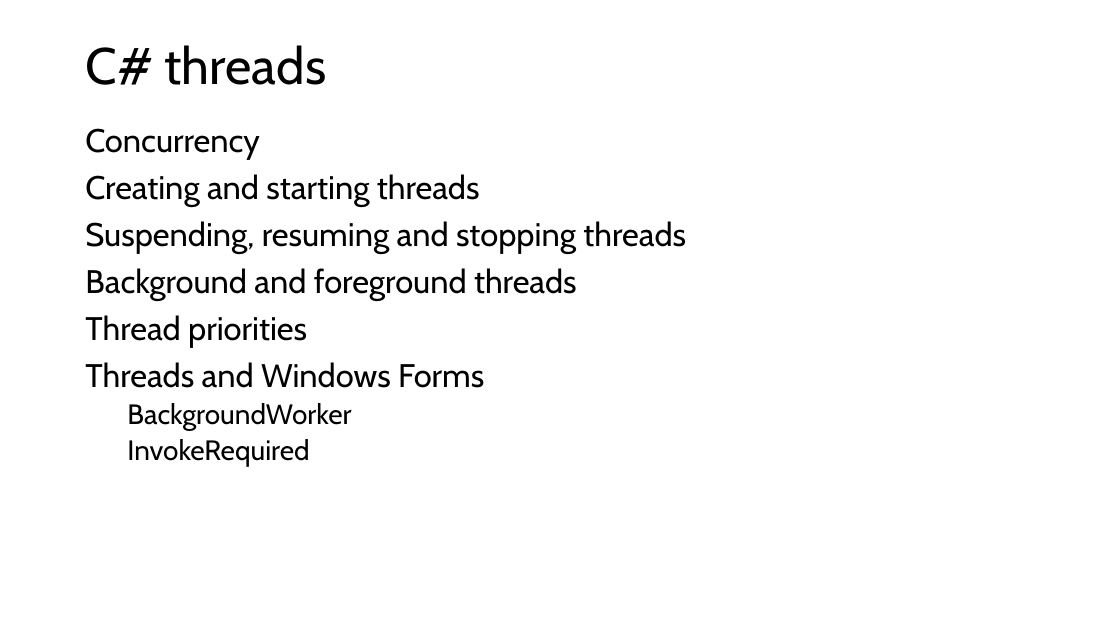
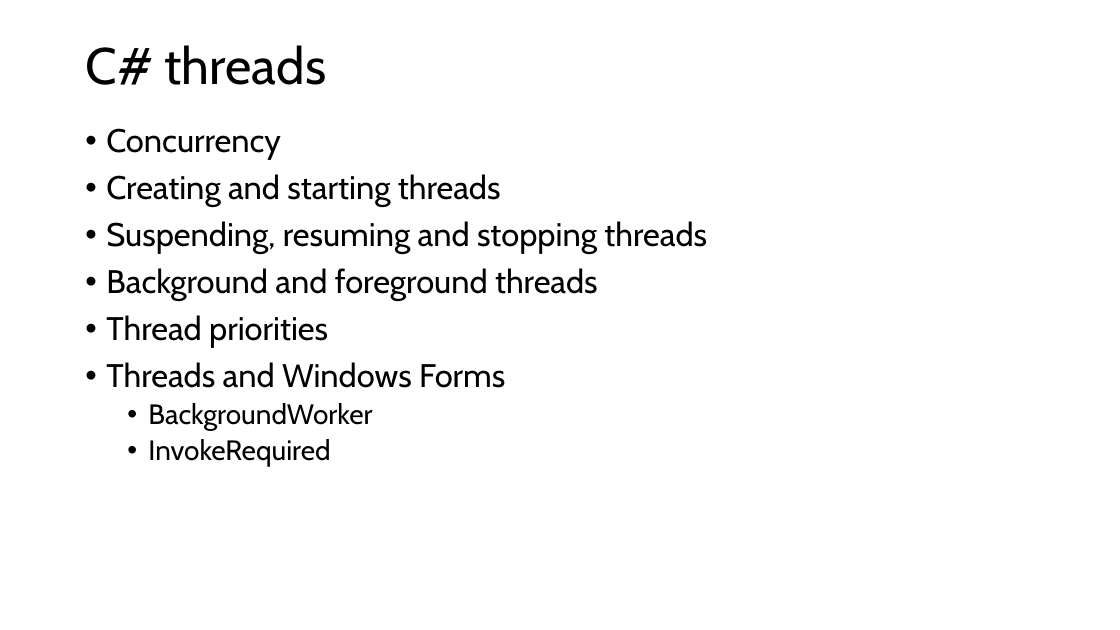
Before and after one commit to codesmurf/st3its3_teaching, a slide deck: slide 2 of 05 Parallel programming/Threading and Windows Forms.pptx. Drawn at 1120x630 pixels with LibreOffice and Linux fonts; fonts in the diff are those of the drawing. Boxes give left, top, right and bottom in pixels: in the first picture for what was removed or moved away, otherwise in the second. Text is boxed around its words. In the diff, an @@ line names an element or a change of style, - is before the commit and + after.

```diff
--- a/05 Parallel programming/Threading and Windows Forms.pptx
+++ b/05 Parallel programming/Threading and Windows Forms.pptx
@@ text "Concurrency" at (106, 128, 707, 467): bullet none to • @@
```
Also in this commit, not shown: 6 other slides changed, 3 other files.
